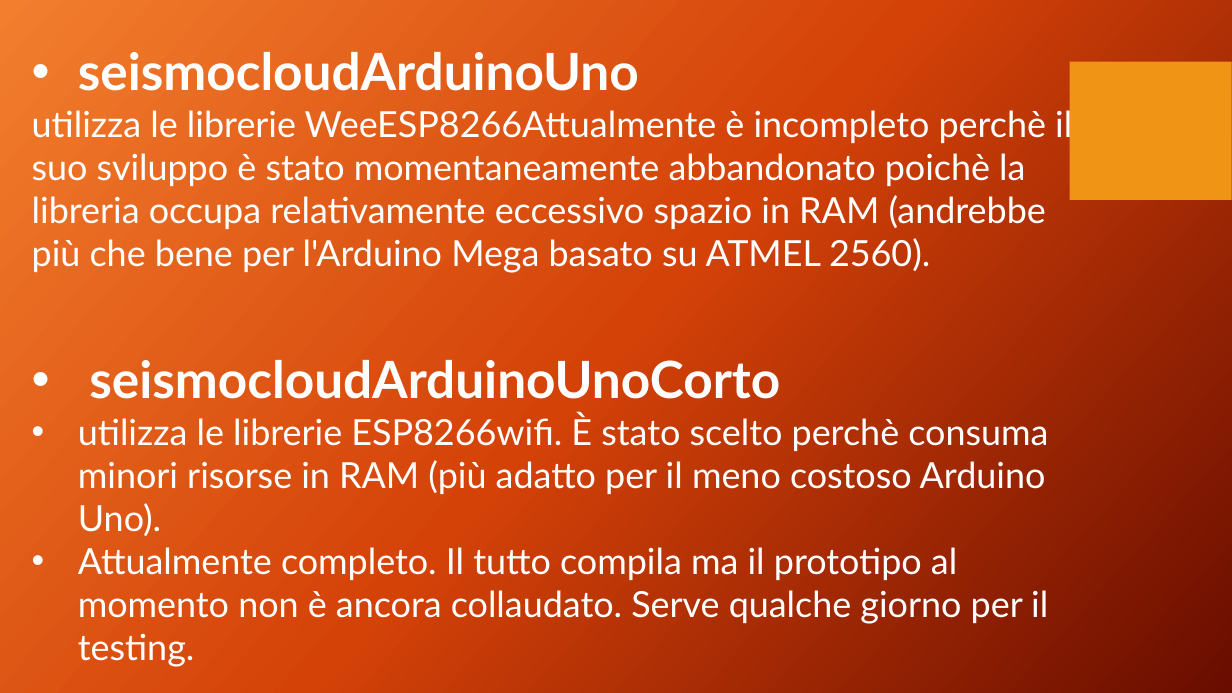
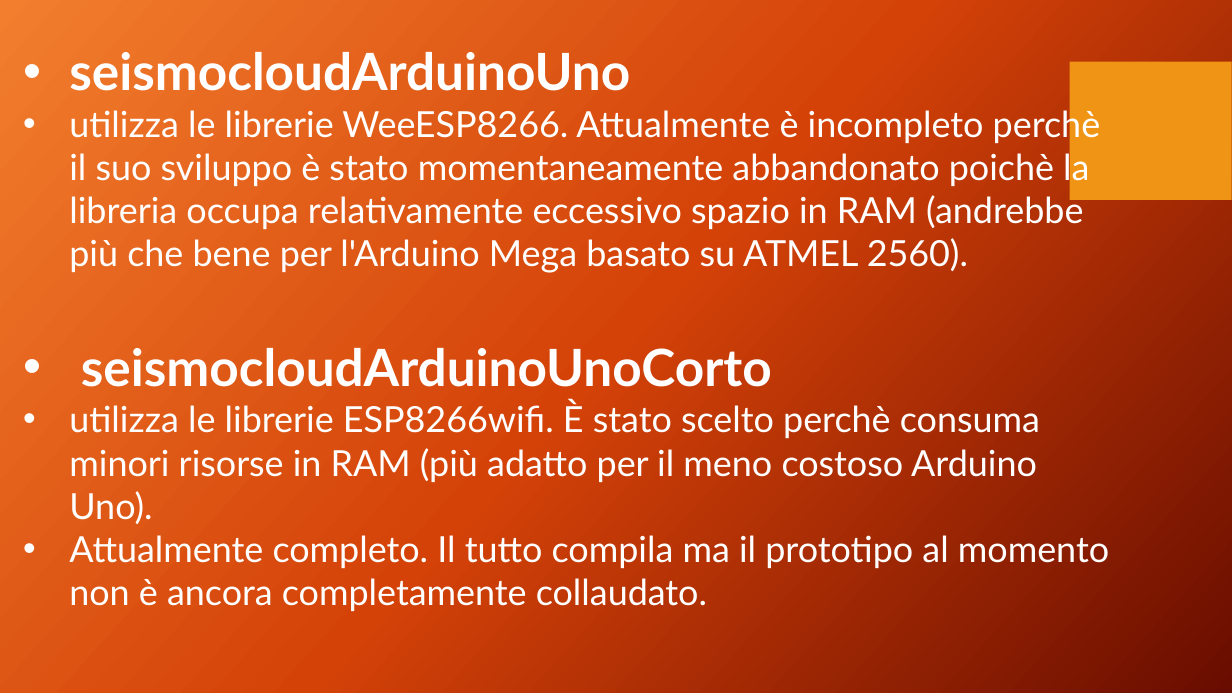
Before and after one commit to sebastianomelita/seismolab, a slide deck: slide 18 of files/seismoclouddevice-arduino-master/PROGGETTO SAPIENZA .pptx (slide 17 before the commit). Drawn at 1232x693 pixels with LibreOffice and Linux fonts; fonts in the diff are those of the drawing; background and template pictures are left out. Boxes give left, top, right and bottom in pixels: in the first picture for what was removed or moved away, otherwise in the second. Text is boxed around its words. In the diff, an @@ line names an element or a change of style, - is before the commit and + after.

```diff
--- a/files/seismoclouddevice-arduino-master/PROGGETTO SAPIENZA .pptx
+++ b/files/seismoclouddevice-arduino-master/PROGGETTO SAPIENZA .pptx
@@ text "seismocloudArduinoUno": place and size @@
-text "seismocloudArduinoUno" at (32, 52, 1072, 667)
+text "seismocloudArduinoUno" at (69, 52, 1109, 611)
@@ text at (69, 106, 1101, 273): text changed @@
-utilizza le librerie WeeESP8266Attualmente è incompleto perchè il suo sviluppo è stato momentaneamente abbandonato poichè la libreria occupa relativamente eccessivo spazio in RAM (andrebbe più che bene per l'Arduino Mega basato su ATMEL 2560).
+• utilizza le librerie WeeESP8266. Attualmente è incompleto perchè il suo sviluppo è stato momentaneamente abbandonato poichè la libreria occupa relativamente eccessivo spazio in RAM (andrebbe più che bene per l'Arduino Mega basato su ATMEL 2560).
@@ text at (69, 535, 1109, 611): text changed @@
-• Attualmente completo. Il tutto compila ma il prototipo al momento non è ancora collaudato. Serve qualche giorno per il testing.
+• Attualmente completo. Il tutto compila ma il prototipo al momento non è ancora completamente collaudato.
```
Also in this commit, not shown: 7 other slides changed, 1 slide added, 7 other files.
